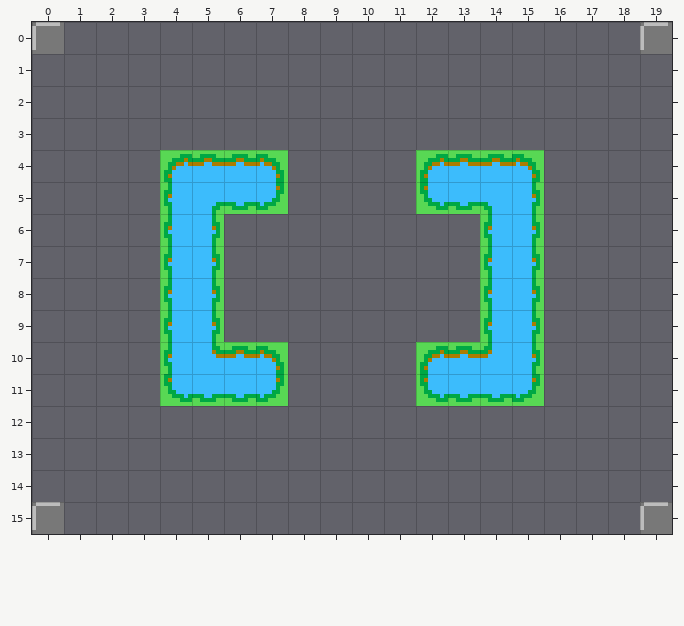
Two states of a Tiled map, assets/config_11.tmx. The first picture shows the starting point.
Cells are 8x8 px. Shown: x 0..19, y 0..15.
The same view after the edit:
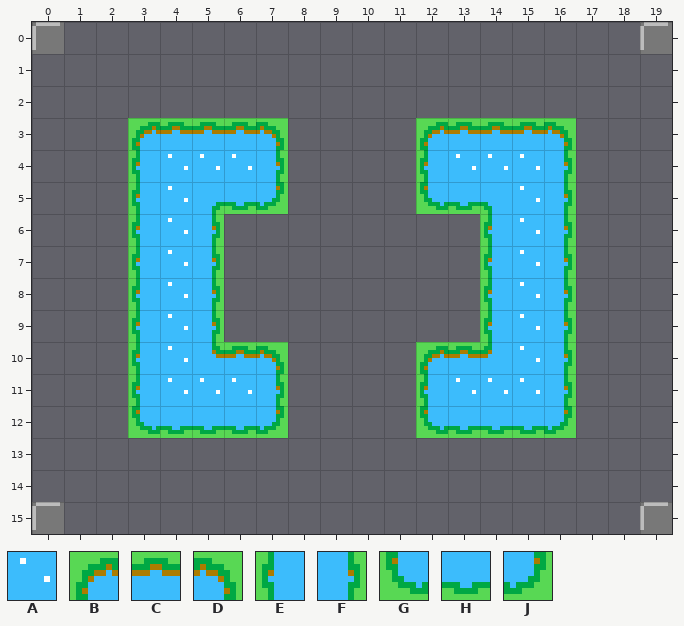
Key: from "char_sheet": A 223, B 285, C 286, D 287, E 317, F 319, G 349, H 350, J 351.
_ is an empty cell, . an unchanged one.
From old to new:
--- layer "Collison"
@@ x 3..16 @@
- 3 _____...._____
- 4 _BCCD....BCCD_
- 5 _E..........F_
- 6 _E..........F_
- 7 _E..........F_
- 8 _E..........F_
- 9 _E..........F_
-10 _E..........F_
-11 _GHHJ....GHHJ_
-12 _____...._____
+ 3 BCCCD....BCCCD
+ 4 EAAAF....EAAAF
+ 5 EA..........AF
+ 6 EA..........AF
+ 7 EA..........AF
+ 8 EA..........AF
+ 9 EA..........AF
+10 EA..........AF
+11 EAAAF....EAAAF
+12 GHHHJ....GHHHJ
Changed places in both pictures, as pixel boxes (x1, y1, x2, y2):
changed: (128, 118, 288, 438)
changed: (416, 118, 576, 438)
